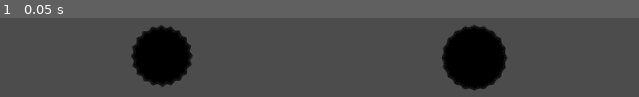
Above: before the commit, frame 1.
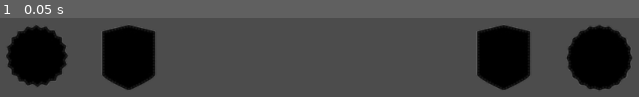
Above: after the commit, the same moment.

Repository: Pe3Hu/huinga
Game: Godot game, scene res://main/Game.tscn
Same seed, same stepped clock (60 frames per second), same inputs: the game is played once before the commit and once after it. The engine's default icon, where the game draws it, is replaced by a stand-in: a white triangle on a blue panel in a dark square.
Inputs:
- Up to frame 1 (0.05 s): no input

The runs differ from the first frame. In frame 1, 27% of the frame differs, in the area x 0-99%, y 8-92%.

Commit message:
version 0.001
1. stat abbreviations, tags and unions added

Diff:
--- a/main/Classes.gd
+++ b/main/Classes.gd
@@ -1,5 +1,15 @@
 extends Node
 
+
+class Stats:
+	var number = {}
+	var string = {}
+	var array = {}
+	var list = {}
+	var flag = {}
+
+	func _init(input_):
+		list.owner = input_.owner
 
 class Lord:
 	var number = {}
@@ -12,6 +22,16 @@
 		number.index = input_.index
 
 class Dummy:
+	var number = {}
+	var string = {}
+	var array = {}
+	var list = {}
+	var flag = {}
+
+	func _init(input_):
+		number.index = input_.index
+
+class Avatar:
 	var number = {}
 	var string = {}
 	var array = {}
@@ -55,19 +75,28 @@
 		array.party.append(party_)
 
 	func calc_anchors():
-		array.sprite = []
 
 		for _i in array.party.size():
 			var party_ = array.party[_i]
-			var length = Global.list.window_size.height / 3
+			var img_name = "stars/0_"+String(_i)
+			var length = Global.list.window_size.height * 3 / 5
 			var angle = float(_i) / array.party.size() * PI * 2
 			var shift = Vector2(length * cos(angle), length * sin(angle))
 			shift += Global.list.window_size.center
-			var img_name = "stars/0_"+String(_i)
 
 			var dummy_instance =  Global.scene.dummy.instance()
-			dummy_instance.name = "Lord"+String(_i)
+			dummy_instance.name = "Core" + String(_i)
 			dummy_instance.position = shift
-			var a = dummy_instance.get_children()[0]#"root")
 			dummy_instance.get_children()[0].set_texture(load("res://assets/"+img_name+".png"))
-			Global.add_child_node("/root/Game/Battlefield/Lords",dummy_instance)
+			Global.add_child_node("/root/Game/Battlefield/Dummys",dummy_instance)
+
+			img_name = "shields/1_0"
+			length = Global.list.window_size.height * 2 / 5
+			angle = float(_i) / array.party.size() * PI * 2
+			shift = Vector2(length * cos(angle), length * sin(angle))
+			shift += Global.list.window_size.center
+			dummy_instance = Global.scene.dummy.instance()
+			dummy_instance.name = "Avatar" + String(_i)
+			dummy_instance.position = shift
+			dummy_instance.get_children()[0].set_texture(load("res://assets/"+img_name+".png"))
+			Global.add_child_node("/root/Game/Battlefield/Dummys",dummy_instance)
--- a/main/Game.gd
+++ b/main/Game.gd
@@ -14,6 +14,8 @@
 		var lord = Classes.Lord.new(input)
 		Global.array.lord.append(lord)
 		Global.list.primary_key.lord += 1
+
+
 
 func init_encounters():
 	var encounter_count = 1
--- a/main/Global.gd
+++ b/main/Global.gd
@@ -19,12 +19,19 @@
 	list.primary_key.dummy = 0
 	list.primary_key.encounter = 0
 
+func init_stats():
+	list.stat = {}
+	list.stat.all = ["Health","Healt Recovery","Stamina","Stamina Recovery","Mana","Mana Recovery","Critical Scale","Critical Chance",
+					"Attack","Attack Speed","Accuracy","Dodge","Defense",
+					"Spell","Spell Cast","Multicast","Immune","Resistant",]
+
 func init_races():
 	list.race = ["Angel","Demon"]
 
 func init_list():
 	init_window_size()
 	init_primary_key()
+	init_stats()
 	init_races()
 
 func init_array():
@@ -45,9 +52,7 @@
 	init_flag()
 
 func add_child_node(parent_node_path_,child_node_):
+	#set position if needed
+	#child_node_.global_transform = global_transform
 	var p = get_node(parent_node_path_)
 	var parent_node = get_node(parent_node_path_).add_child(child_node_)
-
-
-	#set position if needed
-	#child_node_.global_transform = global_transform
Renamed: assets/shileds/1_0.png -> assets/shields/1_0.png
Not shown, changed: assets/shields/1_0.png.import
Renamed: assets/shileds/1_1.png -> assets/shields/1_1.png
Not shown, changed: assets/shields/1_1.png.import
Renamed: assets/shileds/2_0.png -> assets/shields/2_0.png
Not shown, changed: assets/shields/2_0.png.import
Renamed: assets/shileds/3_0.png -> assets/shields/3_0.png
Not shown, changed: assets/shields/3_0.png.import
Renamed: assets/shileds/3_1.png -> assets/shields/3_1.png
Not shown, changed: assets/shields/3_1.png.import
Renamed: assets/shileds/3_2.png -> assets/shields/3_2.png
Not shown, changed: assets/shields/3_2.png.import
